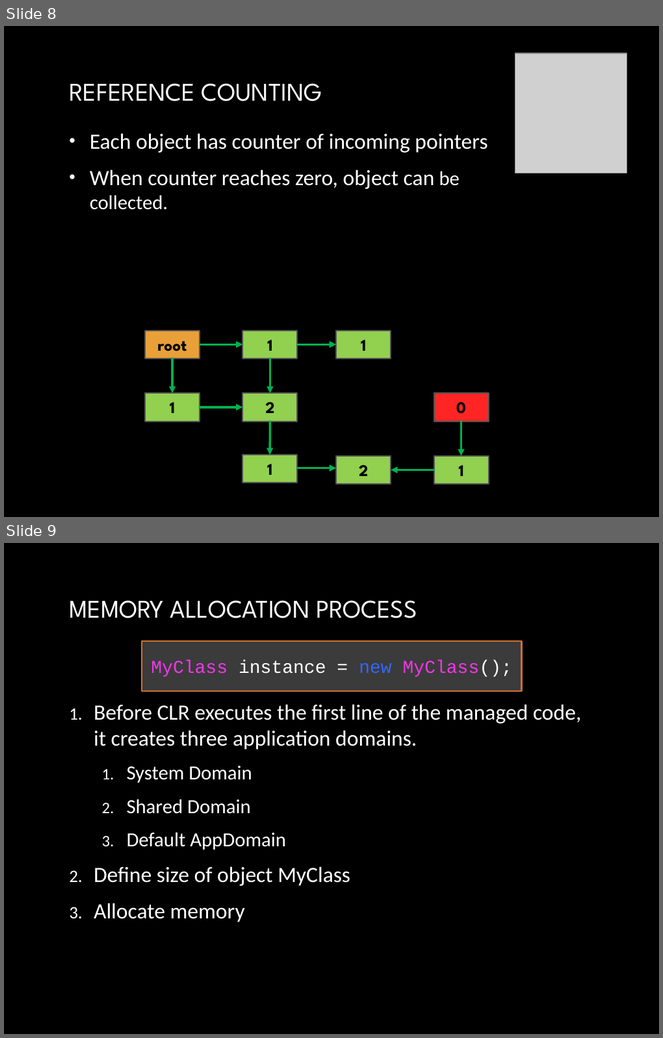
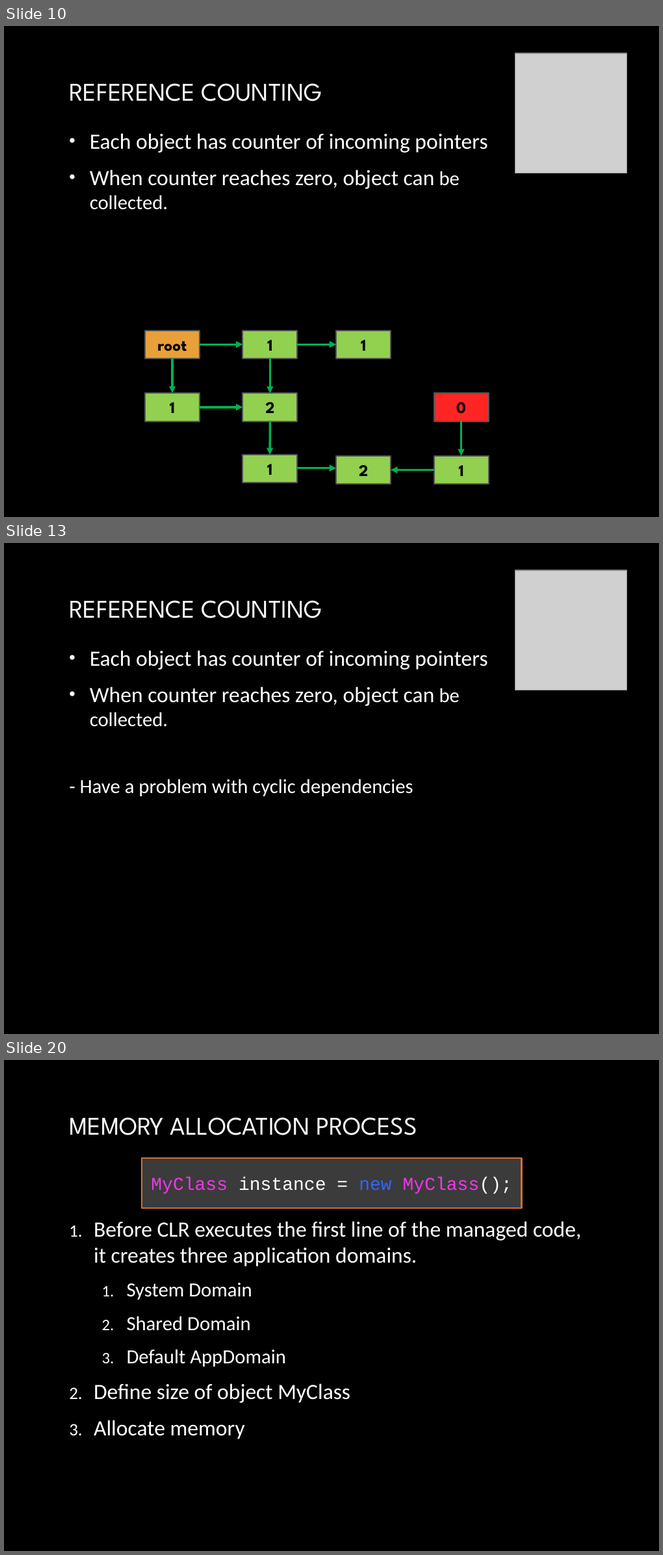
Before and after one commit to yuriyshapovalov/slides, a slide deck: ppt/Garbage collection in dotnet.pptx. Shown one above the other, each under a label of ours: slides 8 and 9 before the commit, slides 10, 13 and 20 after it; the slides between them are not shown. The pictures are 663x1038 and 663x1555 pixels, drawn with LibreOffice and Linux fonts; fonts in the diff are those of the drawing; grey boxes stand for pictures; background and template pictures are left out. Boxes give left, top, right and bottom in pixels: in the first picture for what was removed or moved away, otherwise in the second. Text is boxed around its words. In the diff, an @@ line names an element or a change of style, - is before the commit and + after.

```diff
--- a/ppt/Garbage collection in dotnet.pptx
+++ b/ppt/Garbage collection in dotnet.pptx
@@ slide 13 added at (x1=4, y1=543, x2=659, y2=1034), background picture (left out) @@
@@ picture added at (x1=516, y1=570, x2=627, y2=691) @@
@@ title added at (x1=69, y1=600, x2=322, y2=618), 28 pt, text gradient #FFFFFF to #BFBFBF @@
+REFERENCE COUNTING
@@ text added at (x1=80, y1=650, x2=488, y2=797), 24 pt, text gradient #FFFFFF to #BFBFBF @@
+• Each object has counter of incoming pointers
+• When counter reaches zero, object can be collected.
+- Have a problem with cyclic dependencies
@@ what was slide 8 is now slide 10 @@
@@ what was slide 9 is now slide 20 @@
```
Also in this commit, not shown: 2 slides changed, 11 other slides added.
